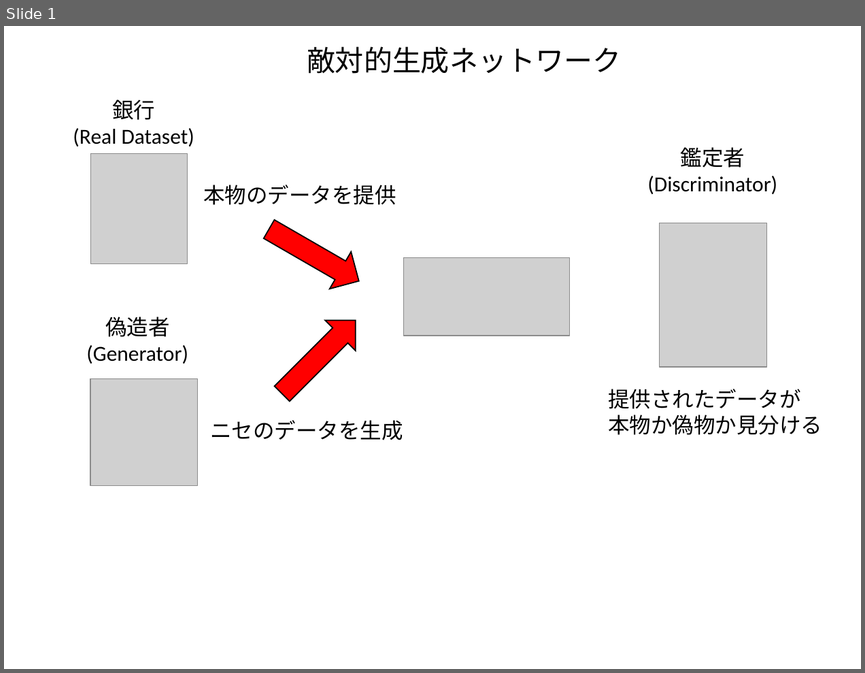
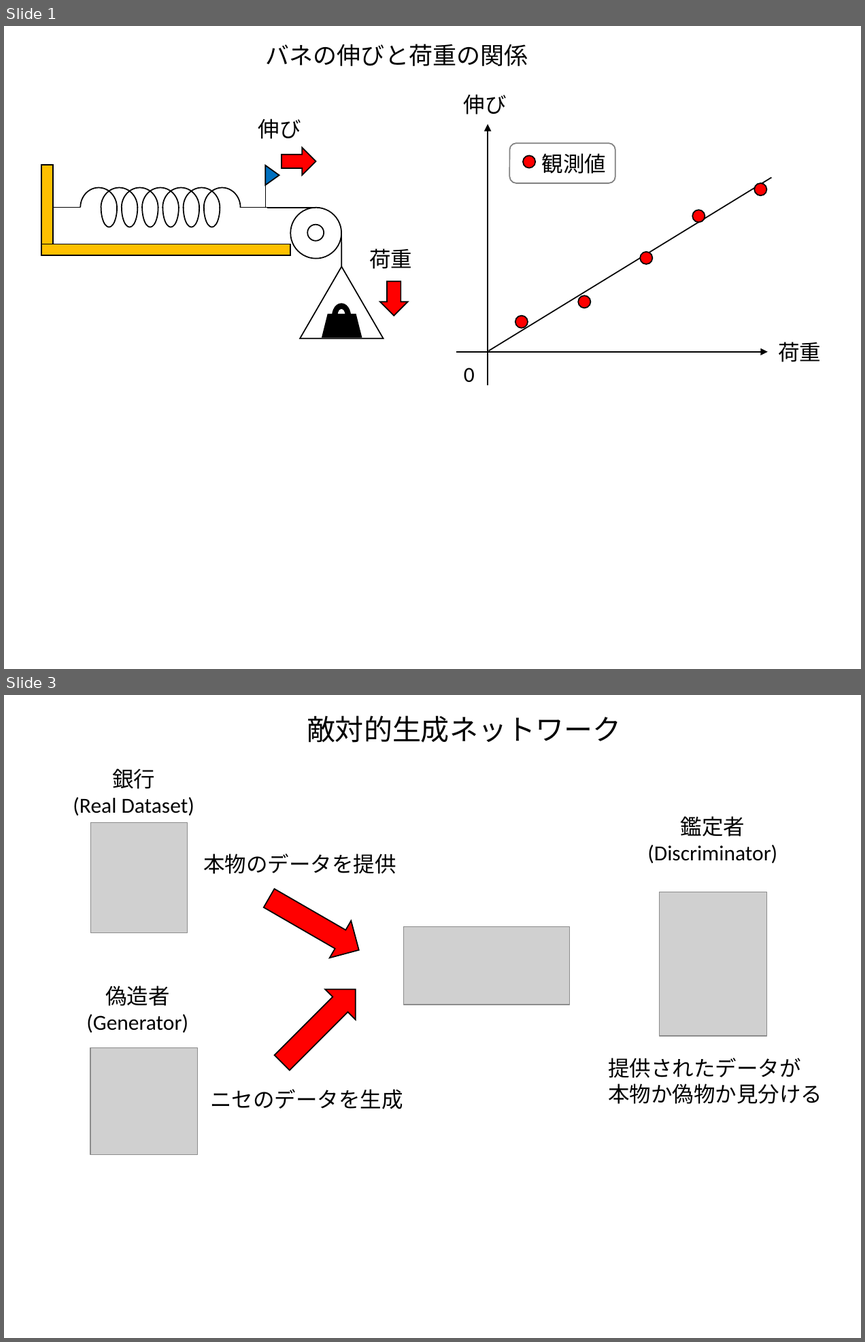
Before and after one commit to kaityo256/python_zero, a slide deck: gan/fig/fig.pptx. Shown one above the other, each under a label of ours: slide 1 before the commit, slides 1 and 3 after it; the slides between them are not shown. The pictures are 865x673 and 865x1342 pixels, drawn with LibreOffice and Linux fonts; fonts in the diff are those of the drawing; grey boxes stand for pictures. Boxes give left, top, right and bottom in pixels: in the first picture for what was removed or moved away, otherwise in the second. Text is boxed around its words. In the diff, an @@ line names an element or a change of style, - is before the commit and + after.

```diff
--- a/gan/fig/fig.pptx
+++ b/gan/fig/fig.pptx
@@ slide 1 added at [4,26,861,669], background #FFFFFF @@
@@ text added at [266,44,528,66], 20 pt, text #000000 @@
+バネの伸びと荷重の関係
@@ text added at [464,94,507,114], 18 pt, text #000000 @@
+伸び
@@ text added at [258,118,301,139], 18 pt, text #000000 @@
+伸び
@@ arrow added from (487, 385) to (487, 124), #000000 1 pt @@
@@ down arrow added at [281,148,316,175], fill #FF0000, outline #000000 1 pt @@
@@ rounded rectangle added at [509,144,615,184], outline #808080 1 pt @@
@@ line added from (265, 208) to (265, 165), #000000 1 pt @@
@@ triangle added at [266,165,279,185], fill #0070C0, outline #000000 1 pt @@
@@ ellipse added at [524,155,535,167], fill #FF0000, outline #000000 1 pt @@
@@ text added at [542,153,606,174], 18 pt, text #000000 @@
+観測値
@@ line added from (489, 351) to (772, 178), #000000 1 pt @@
@@ ellipse added at [755,183,766,195], fill #FF0000, outline #000000 1 pt @@
@@ ellipse added at [692,210,704,221], fill #FF0000, outline #000000 1 pt @@
@@ text added at [369,248,412,269], 18 pt, text #000000 @@
+荷重
@@ ellipse added at [640,251,652,263], fill #FF0000, outline #000000 1 pt @@
@@ down arrow added at [380,281,407,316], fill #FF0000, outline #000000 1 pt @@
@@ group added at [41,165,383,339]: 13 arc (boxed as its full ellipse)s, 4 lines, 2 rectangles, 2 ellipses, 1 triangle, 1 trapezoid, 1 arch (boxed as its full ring) @@
@@ ellipse added at [578,295,590,307], fill #FF0000, outline #000000 1 pt @@
@@ ellipse added at [515,316,528,328], fill #FF0000, outline #000000 1 pt @@
@@ arrow added from (456, 352) to (768, 352), #000000 1 pt @@
@@ text added at [778,342,821,362], 18 pt, text #000000 @@
+荷重
@@ text added at [464,367,475,382], 18 pt, text #000000 @@
+0
@@ what was slide 1 is now slide 3 @@
```
Also in this commit, not shown: 1 other slide added, 1 other file.
